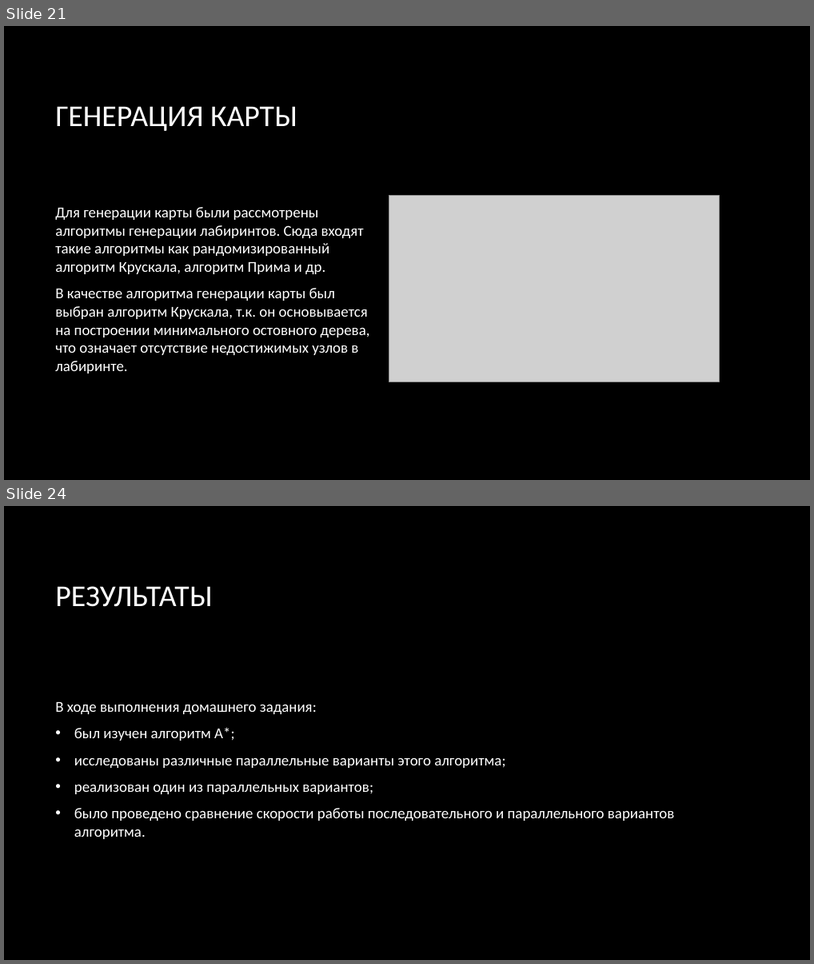
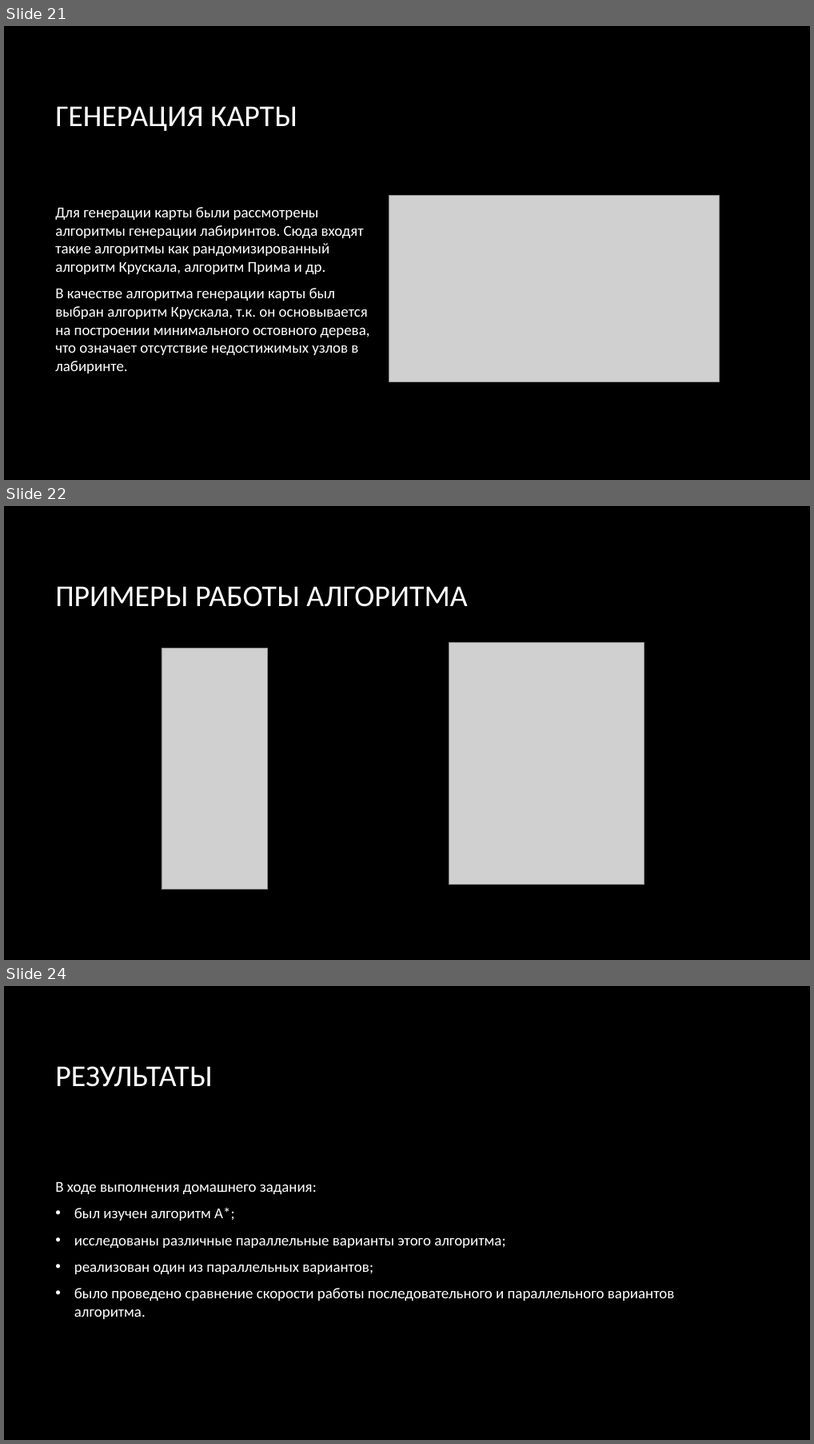
Before and after one commit to CatInCosmicSpace/a-star, a slide deck: ДЗ_Егорова_Кемурджиан_Курганов_ИУ8114.pptx. Shown one above the other, each under a label of ours: slides 21 and 24 before the commit, slides 21, 22 and 24 after it; the slides between them are not shown. The pictures are 814x964 and 814x1444 pixels, drawn with LibreOffice and Linux fonts; fonts in the diff are those of the drawing; grey boxes stand for pictures; background and template pictures are left out. Boxes give left, top, right and bottom in pixels: in the first picture for what was removed or moved away, otherwise in the second. Text is boxed around its words. In the diff, an @@ line names an element or a change of style, - is before the commit and + after.

```diff
--- a/ДЗ_Егорова_Кемурджиан_Курганов_ИУ8114.pptx
+++ b/ДЗ_Егорова_Кемурджиан_Курганов_ИУ8114.pptx
@@ slide 22 added at (x1=4, y1=506, x2=810, y2=960), background picture (left out) @@
@@ title added at (x1=55, y1=586, x2=467, y2=607), 36 pt, text #FFFFFF @@
+ПРИМЕРЫ РАБОТЫ АЛГОРИТМА
@@ picture added at (x1=162, y1=648, x2=268, y2=889) @@
@@ picture added at (x1=450, y1=643, x2=644, y2=884) @@
```
Also in this commit, not shown: 1 other slide added, 2 slides removed.
